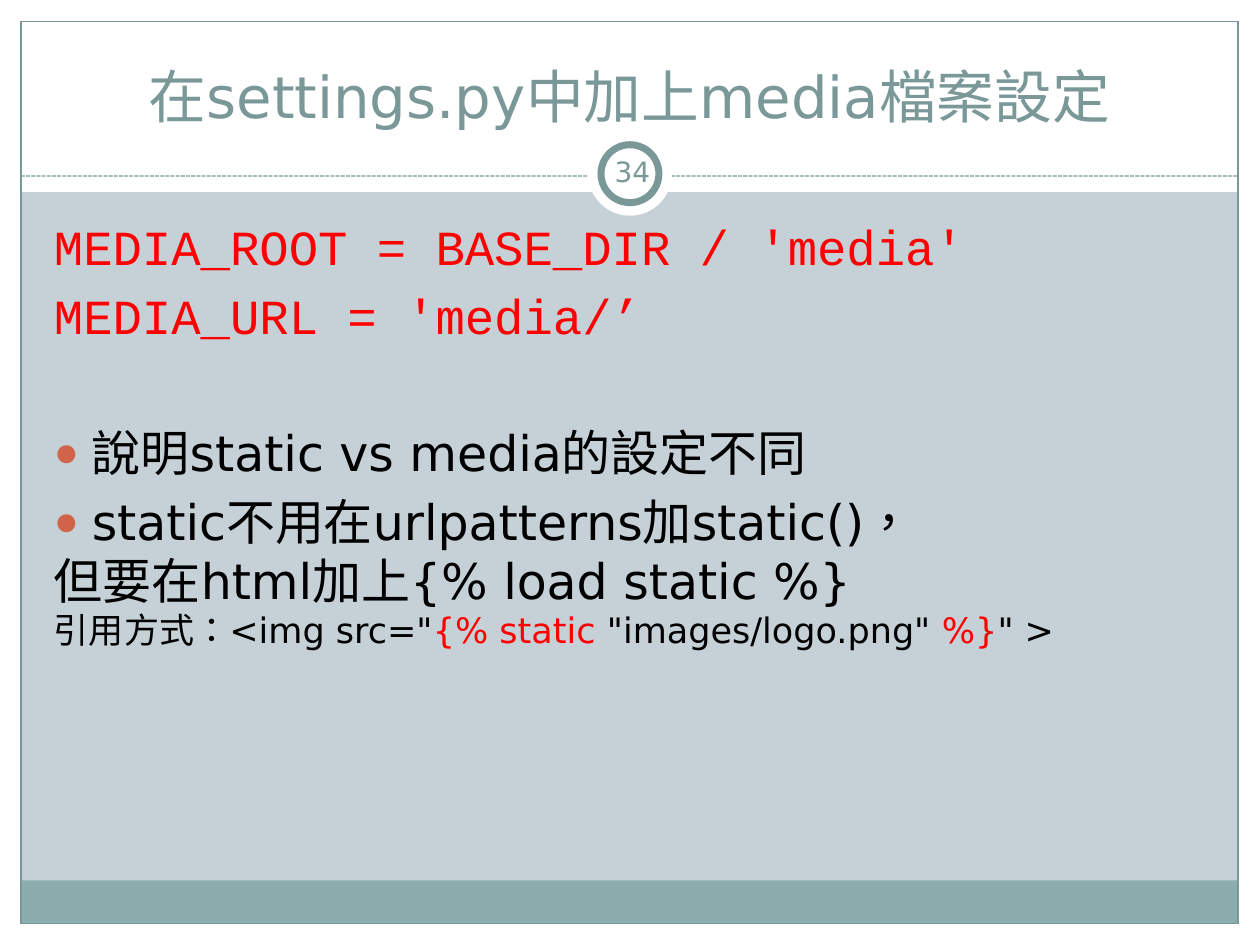
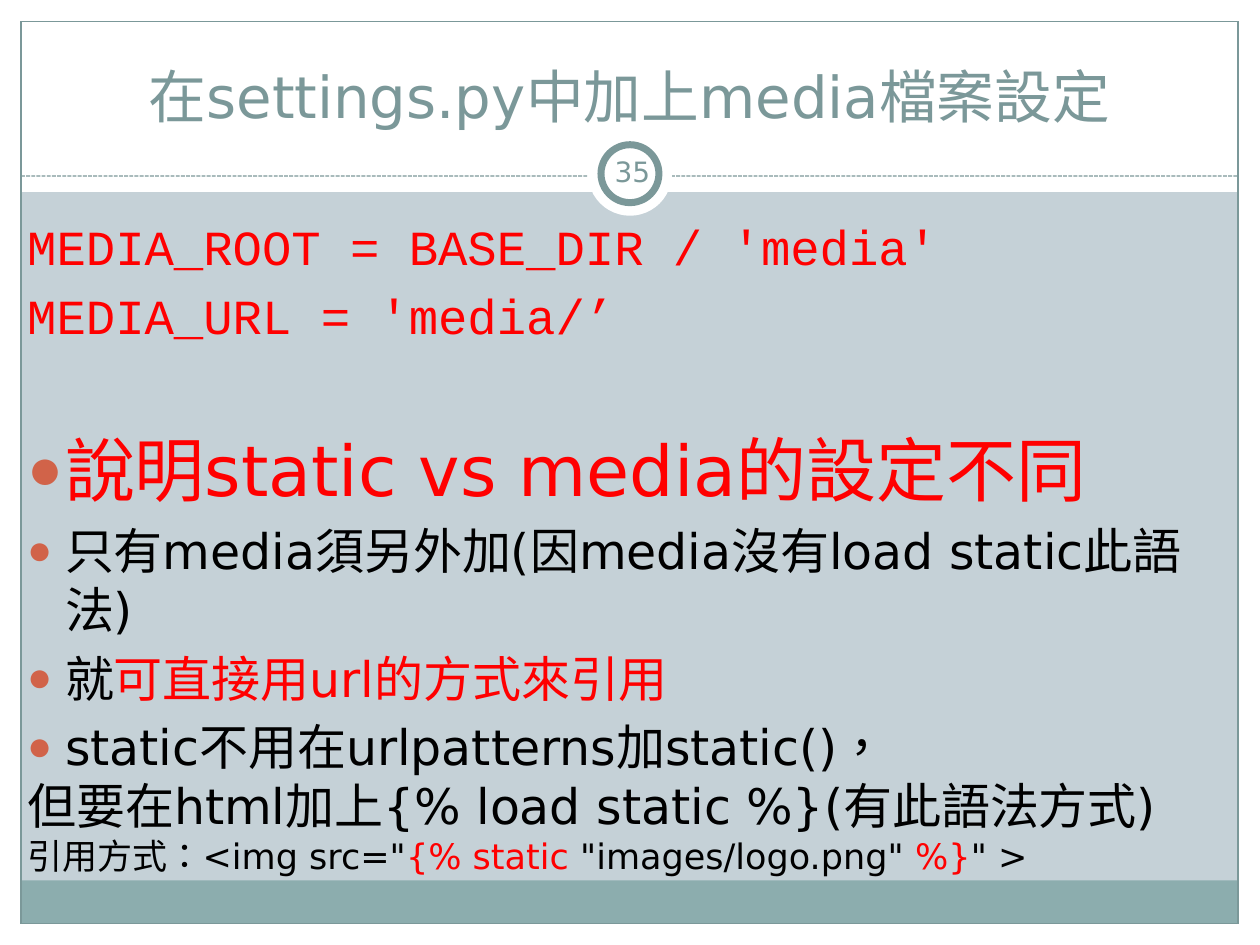
Before and after one commit to jacktea88/406django, a slide deck: slide 35 of ch07/Django4-ch07.pptx (slide 34 before the commit). Drawn at 1260x945 pixels with LibreOffice and Linux fonts; fonts in the diff are those of the drawing. Boxes give left, top, right and bottom in pixels: in the first picture for what was removed or moved away, otherwise in the second. Text is boxed around its words. In the diff, an @@ line names an element or a change of style, - is before the commit and + after.

```diff
--- a/ch07/Django4-ch07.pptx
+++ b/ch07/Django4-ch07.pptx
@@ page number at (615,161,651,189): text changed @@
-34
+35
@@ text "MEDIA_ROOT = BASE_DIR / 'media'": place and size @@
-text "MEDIA_ROOT = BASE_DIR / 'media'" at (54,230,964,651)
+text "MEDIA_ROOT = BASE_DIR / 'media'" at (27,230,1155,877)
@@ text at (65,437,1087,502): size 28 to 40 pt, text colour #000000 to #FF0000 in "說明static vs media的設定不同"; more space between paragraphs @@
@@ text at (65,528,934,701): paragraphs added @@
+● 只有media須另外加(因media沒有load static此語法)
+● 就可直接用url的方式來引用
@@ text at (27,775,1155,832): text changed @@
-但要在html加上{% load static %}
+但要在html加上{% load static %}(有此語法方式)
```
Also in this commit, not shown: 10 other slides changed, 1 slide added, 6 other files.
